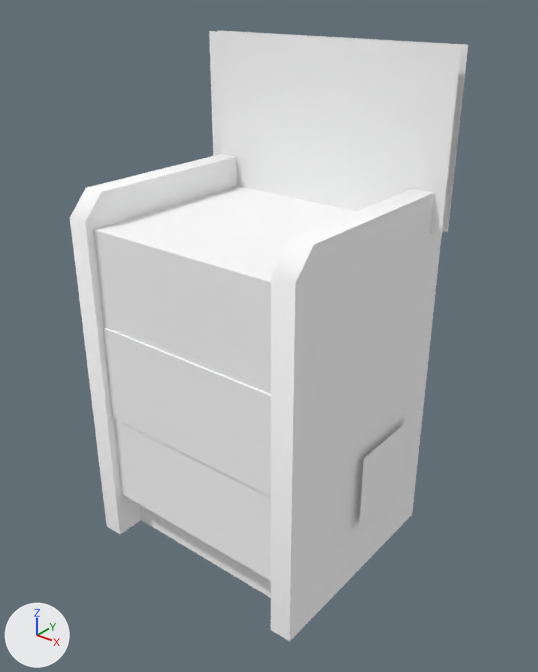
Two versions of the glTF model public/3d/item/model__item__shop.ofs_3853_0/3853kg3_ser34.gltf, one commit apart.
Camera for both pictures: a 50 mm camera at (1.339, -1.597, 1.75) aimed at (0.037, 0.03, 0.741). The axes (+X, +Y, +Z) are drawn at lower left. The lights are the same throughout. The picture after the commit comes second.

In view in the first picture: '3853kg3_ser34'.
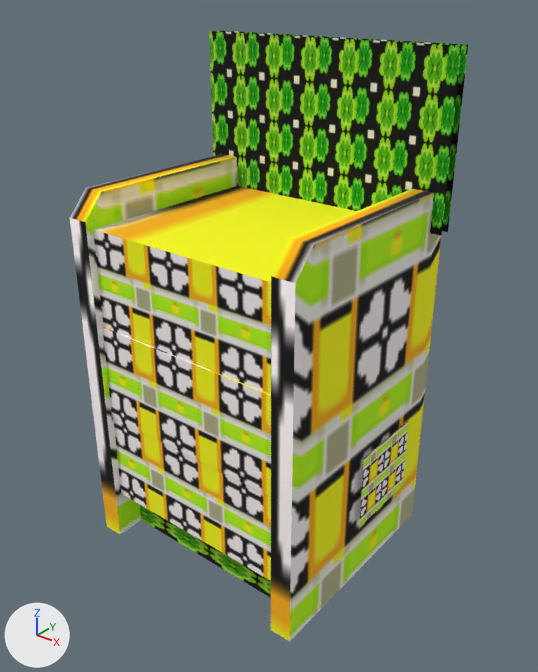
Changed parts and their boxes (x1, y1, x2, y2) in the pictures (538 x 672 px):
'3853kg3_ser34', surface changed (darker): (70, 30, 468, 642) in both

The change in detail:
Picture 'ser34_1' (img_ser34_1) is new.
Picture 'ser34_0' (img_ser34_0) is new.
In material 'ser34_0' (mat_ser34_0), base_color is no longer (1.0, 1.0, 1.0), white #ffffff.
In material 'ser34_0' (mat_ser34_0), texture is now set to img_ser34_0.
In material 'ser34_1' (mat_ser34_1), base_color is no longer (1.0, 1.0, 1.0), white #ffffff.
In material 'ser34_1' (mat_ser34_1), texture is now set to img_ser34_1.
